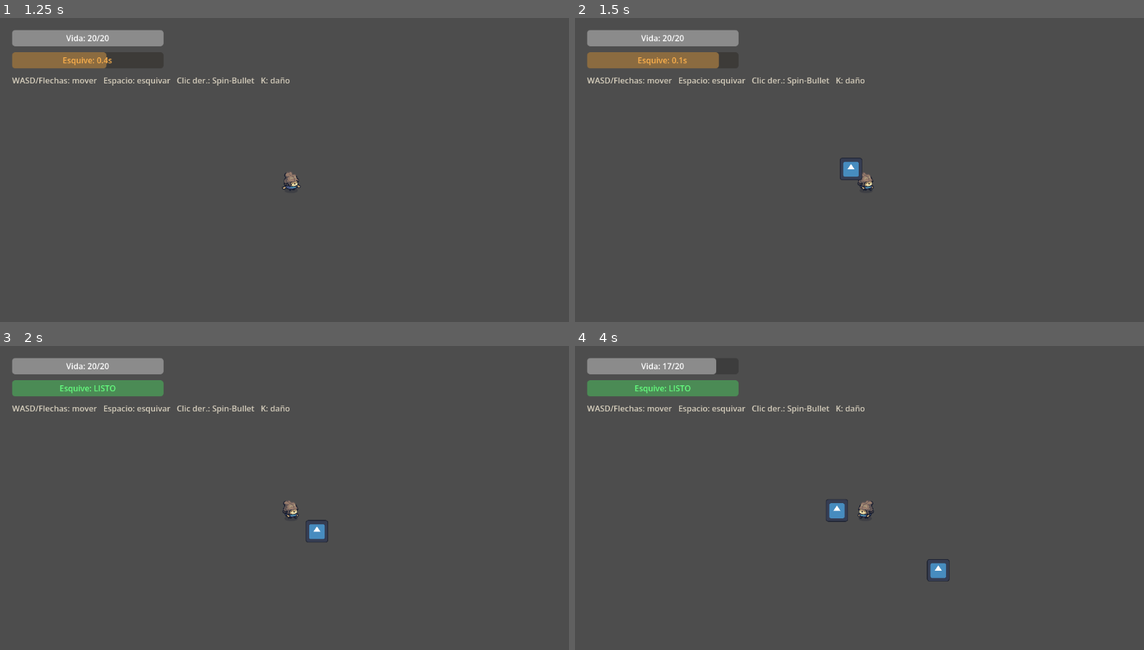
Above: before the commit, frames 1-4 (two rows, left to right).
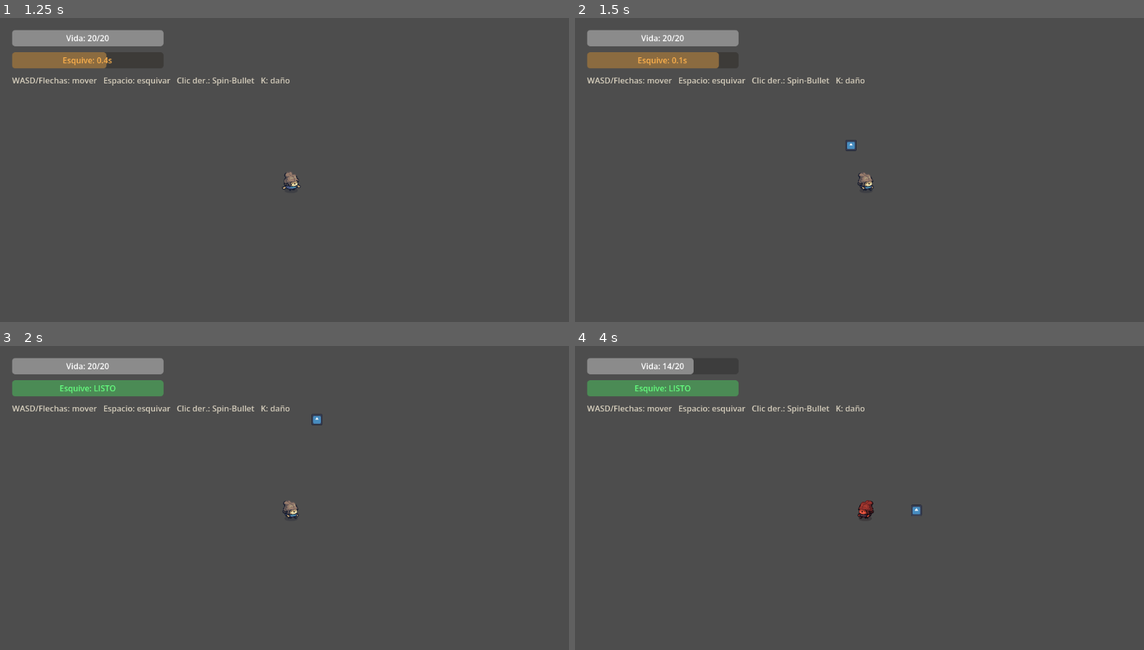
Above: after the commit, the same moments.

Repository: 4FCC/spinshot
Game: Godot game, scene res://Scenes/Main.tscn
The game is run twice, just before and just after one commit, with the same random seed, the same clock (stepped at 60 frames per second) and the same inputs. The engine's default icon, where the game draws it, is replaced by a stand-in: a white triangle on a blue panel in a dark square.
Inputs (mouse positions are in pixels of both pictures, inside the frame that each line leads up to):
- Up to frame 1 (1.25 s): move the mouse to (421, 163) at 0.52 s; hold D (Derecha) from 0.53 s (still down); tap Space (dodge) at 0.6 s
- Up to frame 2 (1.5 s): move the mouse to (751, 197) at 1.27 s; release D (Derecha) at 1.28 s; hold S (Abajo) from 1.28 s (still down); right-click (751, 197) at 1.35 s
- Up to frame 3 (2 s): keep holding S (Abajo)
- Up to frame 4 (4 s): move the mouse to (922, 437) at 2.02 s; release S (Abajo) at 2.03 s; hold D (Derecha) 2.03-2.78 s; tap K (test_damage) at 2.1 s; move the mouse to (836, 574) at 2.77 s; hold W (Arriba) 2.78-3.53 s; tap Space (dodge) at 2.85 s; move the mouse to (1041, 558) at 3.52 s; hold A (Izquierda) from 3.53 s (still down); hold Right mouse button (shoot) from 3.53 s (still down)

Frame 1 is identical in both runs. In frame 2, 0.2% of the frame differs, in the area x 46-51%, y 40-54%; in frame 3, 0.2%; in frame 4, 0.8%, in the area x 16-66%, y 4-78%.

Commit message:
add bullet & player collitions

Diff:
--- a/Scenes/spin-bullet.tscn
+++ b/Scenes/spin-bullet.tscn
@@ -1,19 +1,20 @@
-[gd_scene load_steps=3 format=3 uid="uid://cypb1hwhhix31"]
+[gd_scene format=3 uid="uid://cypb1hwhhix31"]
 
 [ext_resource type="Script" uid="uid://b2u4d1us7us3a" path="res://Scripts/spin_bullet.gd" id="1_dymbd"]
-[ext_resource type="Texture2D" uid="uid://dkmmtgkaycuqp" path="res://icon.svg" id="1_va2hr"]
+[ext_resource type="Texture2D" uid="uid://dkmmtgkaycuqp" path="res://icon.svg" id="2_dymbd"]
 
 [sub_resource type="CircleShape2D" id="CircleShape2D_dymbd"]
-radius = 64.0
+radius = 28.0
 
-[node name="spin-bullet" type="Node2D"]
-scale = Vector2(0.35, 0.35)
+[node name="spin-bullet" type="Node2D" unique_id=672872989]
+scale = Vector2(0.5, 0.5)
 script = ExtResource("1_dymbd")
 
-[node name="Sprite2D" type="Sprite2D" parent="."]
-texture = ExtResource("1_va2hr")
+[node name="Sprite2D" type="Sprite2D" parent="." unique_id=950207450]
+scale = Vector2(0.34375, 0.34375)
+texture = ExtResource("2_dymbd")
 
-[node name="Area2D" type="Area2D" parent="."]
+[node name="Area2D" type="Area2D" parent="." unique_id=598469913]
 
-[node name="CollisionShape2D" type="CollisionShape2D" parent="Area2D"]
+[node name="CollisionShape2D" type="CollisionShape2D" parent="Area2D" unique_id=423876741]
 shape = SubResource("CircleShape2D_dymbd")
--- a/Scripts/spin_bullet.gd
+++ b/Scripts/spin_bullet.gd
@@ -3,52 +3,61 @@
 # =============================================================================
 # SPIN-BULLET — Mecánica principal (tema: GIRAR)
 # =============================================================================
-# Bala que el jugador dispara y que orbita a su alrededor describiendo una
+# Bala que el jugador dispara y que orbita un punto FIJO en el mundo
+# (la posición del jugador en el momento del disparo), describiendo una
 # espiral hacia afuera hasta agotar su vida o alcanzar el radio máximo.
+# Si toca al jugador, le inflige daño y desaparece.
 #
-# Se puede inicializar de dos formas:
+# Inicialización:
 #   1) Desde el editor: asignando "player_path" en el inspector.
-#   2) Desde código: llamando a setup(jugador, direccion) tras instanciarla.
+#   2) Desde código:    llamando a setup(jugador, direccion) tras add_child.
 
-# --- Configuración exportada ---
-@export var player_path: NodePath           # (Opcional) jugador asignado desde el editor
-@export var angular_speed: float = 360.0    # Grados por segundo que gira la bala
-@export var clockwise: bool = true          # true = horario, false = antihorario
+@export var player_path: NodePath
+@export var angular_speed: float = 360.0
+@export var clockwise: bool = true
 
-@export var start_radius: float = 30.0      # Radio inicial (distancia al jugador al nacer)
-@export var radius_growth_speed: float = 60.0 # Crecimiento del radio por segundo (espiral)
-@export var max_radius: float = 400.0       # Radio máximo antes de destruirse
+@export var start_radius: float = 30.0
+@export var radius_growth_speed: float = 60.0
+@export var max_radius: float = 400.0
 
-@export var lifetime: float = 4.0           # Tiempo de vida en segundos (0 = infinito)
+@export var lifetime: float = 4.0
+@export var damage: int = 3
 
-# --- Estado interno ---
 var player: Node2D = null
+var _center: Vector2 = Vector2.ZERO  # Punto fijo de órbita (no sigue al jugador)
 var _angle: float = 0.0
 var _radius: float = 0.0
 var _time_alive: float = 0.0
+var _can_damage: bool = false         # Gracia inicial para no dañar al instante
 
 
 func _ready() -> void:
-	# Si no se inicializó por código, intentar resolver el jugador del editor
 	if player == null and player_path != NodePath(""):
 		player = get_node_or_null(player_path) as Node2D
+		if player != null:
+			_center = player.global_position
 
 	_radius = start_radius
-	_angle = (global_position - _get_center()).angle()
+	_angle = (global_position - _center).angle()
+
+	$Area2D.body_entered.connect(_on_body_entered)
+	# Pequeña gracia para evitar daño inmediato al disparar
+	get_tree().create_timer(0.4).timeout.connect(func(): _can_damage = true)
 
 
 func setup(target: Node2D, direction: Vector2) -> void:
-	"""Inicializa la bala desde código: define el centro de giro (el jugador) y
-	la posición inicial en la dirección de disparo. Llamar DESPUÉS de añadirla
-	al árbol para que la posición global sea coherente con la escena."""
+	"""Fija el centro de órbita en la posición actual del jugador y coloca
+	la bala en la dirección de disparo. Llamar DESPUÉS de add_child."""
 	player = target
+	_center = target.global_position   # Centro fijo: no se mueve con el jugador
+
 	_radius = start_radius
 	_time_alive = 0.0
 
 	var dir := direction.normalized()
 	if dir == Vector2.ZERO:
 		dir = Vector2.RIGHT
-	global_position = _get_center() + dir * start_radius
+	global_position = _center + dir * start_radius
 	_angle = dir.angle()
 
 
@@ -63,11 +72,12 @@
 	_angle += deg_to_rad(angular_speed) * dir * delta
 	_radius += radius_growth_speed * delta
 
-	var offset := Vector2(cos(_angle), sin(_angle)) * _radius
-	global_position = _get_center() + offset
+	global_position = _center + Vector2(cos(_angle), sin(_angle)) * _radius
 
 
-func _get_center() -> Vector2:
-	if player != null:
-		return player.global_position
-	return global_position
+func _on_body_entered(body: Node2D) -> void:
+	if not _can_damage:
+		return
+	if body.is_in_group("player") and body.has_method("take_damage"):
+		body.take_damage(damage)
+		queue_free()
--- a/project.godot
+++ b/project.godot
@@ -53,7 +53,7 @@
 }
 shoot={
 "deadzone": 0.5,
-"events": [Object(InputEventMouseButton,"resource_local_to_s …(102 unchanged characters)… rl_pressed":false,"meta_pressed":false,"pressed":false,"canceled":false,"button_mask":0,"position":Vector2(0, 0),"global_position":Vector2(0, 0),"factor":1.0,"button_index":2,"double_click":false,"script":null)
+"events": [Object(InputEventMouseButton,"resource_local_to_s …(102 unchanged characters)… rl_pressed":false,"meta_pressed":false,"button_mask":0,"position":Vector2(0, 0),"global_position":Vector2(0, 0),"factor":1.0,"button_index":2,"canceled":false,"pressed":false,"double_click":false,"script":null)
 ]
 }
 
